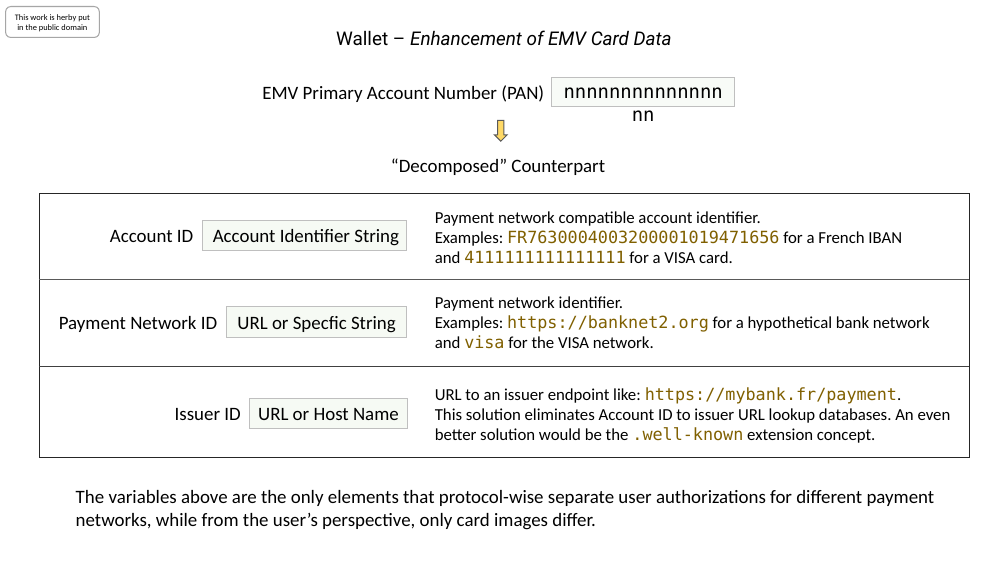
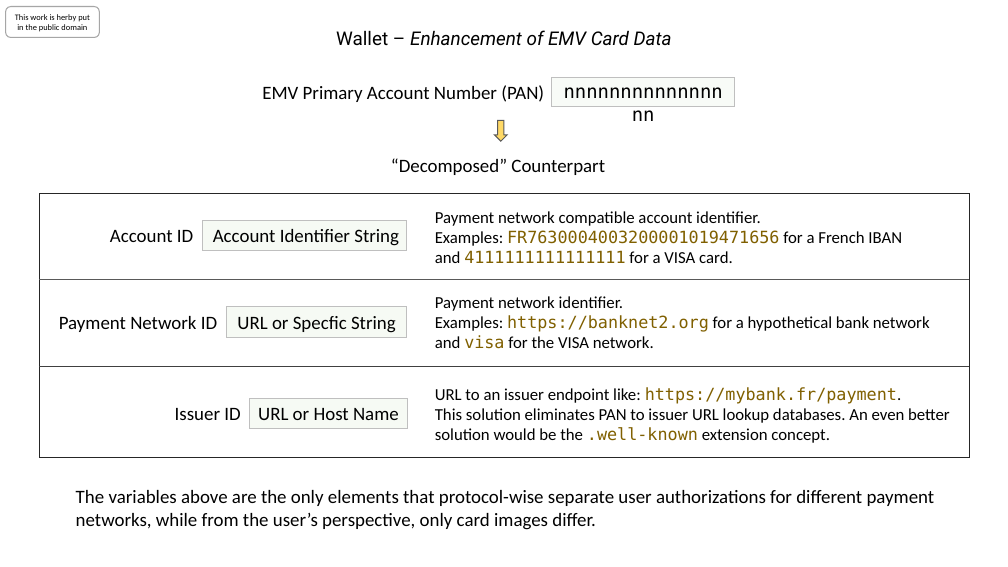
Before and after one commit to cyberphone/doc, a slide deck: slide 1 of defensive-publications/emv-data-enhancement.pptx. Drawn at 1008x567 pixels with LibreOffice and Linux fonts; fonts in the diff are those of the drawing. Boxes give left, top, right and bottom in pixels: in the first picture for what was removed or moved away, otherwise in the second. Text is boxed around its words. In the diff, an @@ line names an element or a change of style, - is before the commit and + after.

```diff
--- a/defensive-publications/emv-data-enhancement.pptx
+++ b/defensive-publications/emv-data-enhancement.pptx
@@ text at (x1=435, y1=408, x2=950, y2=443): text changed @@
-This solution eliminates Account ID to issuer URL lookup databases. An even better solution would be the .well-known extension concept.
+This solution eliminates PAN to issuer URL lookup databases. An even better solution would be the .well-known extension concept.
```
Also in this commit, not shown: 1 other file.
